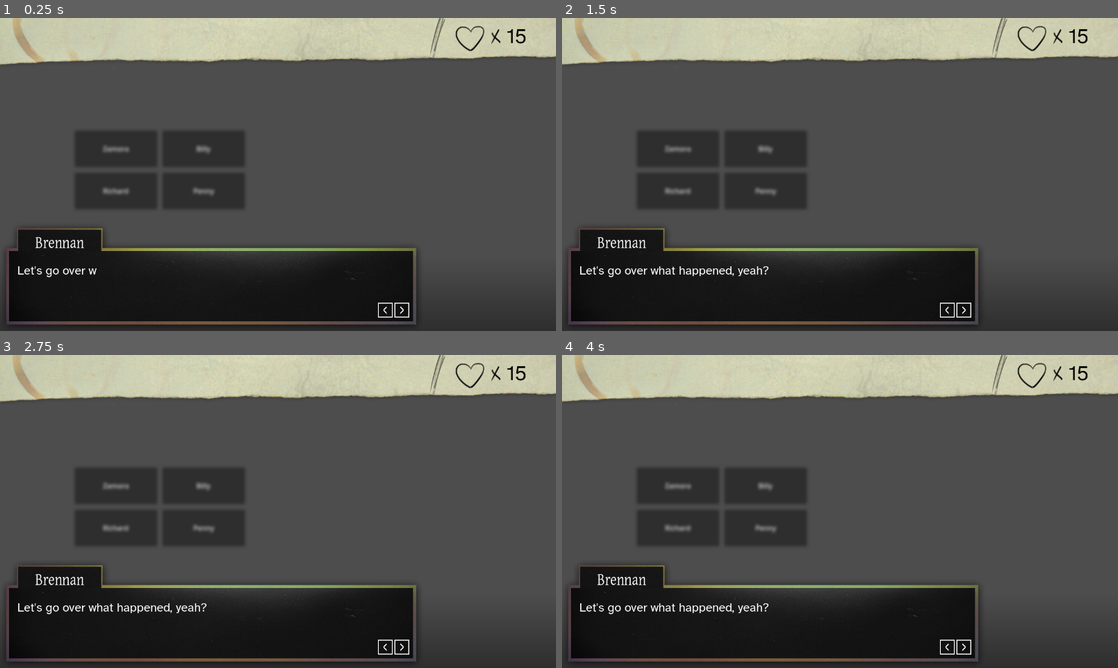
Above: before the commit, frames 1-4 (two rows, left to right).
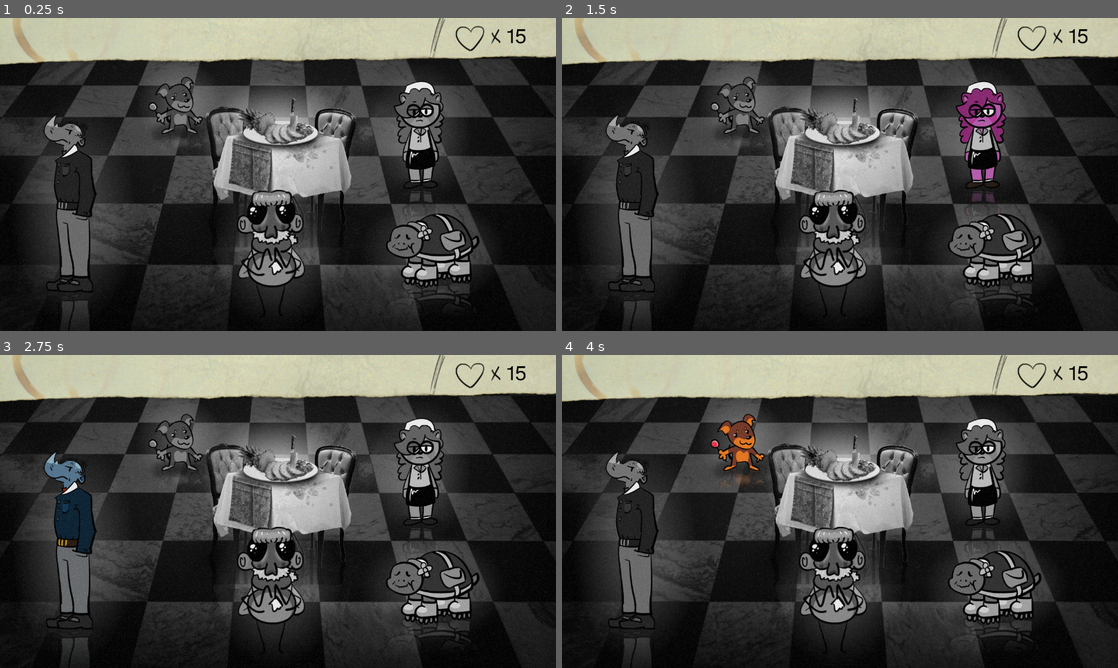
Above: after the commit, the same moments.

Repository: KettLovahr/murder-for-dessert
Game: Godot game, scene res://Scenes/MainScene.tscn
The game is run twice, just before and just after one commit, with the same random seed, the same clock (stepped at 60 frames per second) and the same inputs.
Inputs (mouse positions are in pixels of both pictures, inside the frame that each line leads up to):
- Up to frame 1 (0.25 s): no input
- Up to frame 2 (1.5 s): click (739, 105) at 0.52 s; click (984, 143) at 1.27 s
- Up to frame 3 (2.75 s): click "Richard" at 2 s
- Up to frame 4 (4 s): click (634, 564) at 2.77 s; click "Billy" at 3.5 s

The runs differ from the first frame. In frame 1, 54% of the frame differs, in the area x 0-100%, y 12-100%; in frame 2, 54%; in frame 3, 54%; in frame 4, 54%.

Commit message:
Removed DialogUi's dependency on MainScene

Diff:
--- /dev/null
+++ b/Assets/DialogueScenes/Trees/bethany_tree.tres
@@ -0,0 +1,13 @@
+[gd_resource type="Resource" script_class="DialogueTree" load_steps=2 format=3 uid="uid://d1l87by2rn1uh"]
+
+[ext_resource type="Script" uid="uid://c11gn3w1niotu" path="res://Util/DialogueTree.gd" id="1_0c4j5"]
+
+[resource]
+script = ExtResource("1_0c4j5")
+culprit = "Bethany"
+level_1_unlocked = true
+level_2_unlocked = false
+level_3_unlocked = false
+level_4_unlocked = false
+level_5_unlocked = false
+metadata/_custom_type_script = "uid://c11gn3w1niotu"
--- /dev/null
+++ b/Assets/DialogueScenes/Trees/billy_tree.tres
@@ -0,0 +1,13 @@
+[gd_resource type="Resource" script_class="DialogueTree" load_steps=2 format=3 uid="uid://f7ywo2xwrkjf"]
+
+[ext_resource type="Script" uid="uid://c11gn3w1niotu" path="res://Util/DialogueTree.gd" id="1_rbw0p"]
+
+[resource]
+script = ExtResource("1_rbw0p")
+culprit = "Billy"
+level_1_unlocked = true
+level_2_unlocked = false
+level_3_unlocked = false
+level_4_unlocked = false
+level_5_unlocked = false
+metadata/_custom_type_script = "uid://c11gn3w1niotu"
--- /dev/null
+++ b/Assets/DialogueScenes/Trees/penny_tree.tres
@@ -0,0 +1,13 @@
+[gd_resource type="Resource" script_class="DialogueTree" load_steps=2 format=3 uid="uid://baoybn5l606vx"]
+
+[ext_resource type="Script" uid="uid://c11gn3w1niotu" path="res://Util/DialogueTree.gd" id="1_1n83j"]
+
+[resource]
+script = ExtResource("1_1n83j")
+culprit = "Penny"
+level_1_unlocked = true
+level_2_unlocked = false
+level_3_unlocked = false
+level_4_unlocked = false
+level_5_unlocked = false
+metadata/_custom_type_script = "uid://c11gn3w1niotu"
--- /dev/null
+++ b/Assets/DialogueScenes/Trees/richard_tree.tres
@@ -0,0 +1,13 @@
+[gd_resource type="Resource" script_class="DialogueTree" load_steps=2 format=3 uid="uid://207owsn3nayc"]
+
+[ext_resource type="Script" uid="uid://c11gn3w1niotu" path="res://Util/DialogueTree.gd" id="1_sql8x"]
+
+[resource]
+script = ExtResource("1_sql8x")
+culprit = "Richard"
+level_1_unlocked = true
+level_2_unlocked = false
+level_3_unlocked = false
+level_4_unlocked = false
+level_5_unlocked = false
+metadata/_custom_type_script = "uid://c11gn3w1niotu"
--- a/GameManager.gd
+++ b/GameManager.gd
@@ -4,6 +4,10 @@
 var lives: int = 15
 
 signal line_added(line: DialogueLine)
+
+@onready var trees: Dictionary[String, DialogueTree] = {
+	"ZAMORA": preload("res://Assets/DialogueScenes/Trees/zamora_tree.tres")
+}
 
 func _ready() -> void:
 	pass
--- a/Scenes/DialogueUi.gd
+++ b/Scenes/DialogueUi.gd
@@ -37,12 +37,16 @@
 			_show_tree_ui(false)
 		char_sprite.switch_to_any_sprite(null)
 
+func init_scene(scene: DialogueScene, tree: DialogueTree):
+	dialogue = scene
+	tree = tree
+	reset()
+	$DialogueUiAnim.play("fade_in")
+
 func _show_tree_ui(opt: bool):
-	$ConversationProgressFrame.visible = opt
-	$CulpritLabel.visible = opt
-	for i in range(1, 6):
-		var button: ConversationButton = get_node("ConversationButton%d" % [i])
-		button.visible = opt
+	for child in get_children():
+		if child.is_in_group("InvestigationOnly"):
+			child.visible = opt
 
 func _process(_delta):
 	var vis_char = dialogue_label.visible_characters
@@ -132,3 +136,7 @@
 func _handle_change_scene(scene: DialogueScene) -> void:
 	dialogue = scene
 	reset()
+
+
+func _on_texture_button_pressed() -> void:
+	scene_completed.emit()
--- a/Scenes/DialogueUi.tscn
+++ b/Scenes/DialogueUi.tscn
@@ -14,6 +14,9 @@
 [ext_resource type="Texture2D" uid="uid://b0faqo7gcukq5" path="res://Assets/Textures/Conversation/dialogue_pin_click.png" id="10_vxeye"]
 [ext_resource type="Texture2D" uid="uid://deu8fhng5ldy" path="res://Assets/Textures/Conversation/dialogue_pin_hover.png" id="11_vxeye"]
 [ext_resource type="PackedScene" uid="uid://d2bfgm1hawyxs" path="res://Scenes/ConversationButton.tscn" id="13_rxobw"]
+[ext_resource type="Texture2D" uid="uid://ctwvkd201bchc" path="res://Assets/Textures/Conversation/back_normal.png" id="15_g62iv"]
+[ext_resource type="Texture2D" uid="uid://bushwh74msypa" path="res://Assets/Textures/Conversation/back_click.png" id="16_nxj7p"]
+[ext_resource type="Texture2D" uid="uid://d028am615nwx6" path="res://Assets/Textures/Conversation/back_hover.png" id="17_gnsvr"]
 
 [sub_resource type="ShaderMaterial" id="ShaderMaterial_vxeye"]
 shader = ExtResource("2_bpahb")
@@ -79,7 +82,98 @@
 &"switch_anim": SubResource("Animation_vxeye")
 }
 
+[sub_resource type="Animation" id="Animation_7rqgy"]
+length = 0.001
+tracks/0/type = "value"
+tracks/0/imported = false
+tracks/0/enabled = true
+tracks/0/path = NodePath("DialogueUi:modulate")
+tracks/0/interp = 1
+tracks/0/loop_wrap = true
+tracks/0/keys = {
+"times": PackedFloat32Array(0),
+"transitions": PackedFloat32Array(1),
+"update": 0,
+"values": [Color(1, 1, 1, 1)]
+}
+tracks/1/type = "value"
+tracks/1/imported = false
+tracks/1/enabled = true
+tracks/1/path = NodePath("DialogueUi:visible")
+tracks/1/interp = 1
+tracks/1/loop_wrap = true
+tracks/1/keys = {
+"times": PackedFloat32Array(0),
+"transitions": PackedFloat32Array(1),
+"update": 1,
+"values": [false]
+}
+
+[sub_resource type="Animation" id="Animation_tr2i4"]
+resource_name = "fade_in"
+length = 0.2
+tracks/0/type = "value"
+tracks/0/imported = false
+tracks/0/enabled = true
+tracks/0/path = NodePath("DialogueUi:modulate")
+tracks/0/interp = 1
+tracks/0/loop_wrap = true
+tracks/0/keys = {
+"times": PackedFloat32Array(0, 0.2),
+"transitions": PackedFloat32Array(1, 1),
+"update": 0,
+"values": [Color(1, 1, 1, 0), Color(1, 1, 1, 1)]
+}
+tracks/1/type = "value"
+tracks/1/imported = false
+tracks/1/enabled = true
+tracks/1/path = NodePath("DialogueUi:visible")
+tracks/1/interp = 1
+tracks/1/loop_wrap = true
+tracks/1/keys = {
+"times": PackedFloat32Array(0),
+"transitions": PackedFloat32Array(1),
+"update": 1,
+"values": [true]
+}
+
+[sub_resource type="Animation" id="Animation_nhkr4"]
+resource_name = "fade_out"
+length = 0.2
+tracks/0/type = "value"
+tracks/0/imported = false
+tracks/0/enabled = true
+tracks/0/path = NodePath("DialogueUi:modulate")
+tracks/0/interp = 1
+tracks/0/loop_wrap = true
+tracks/0/keys = {
+"times": PackedFloat32Array(0, 0.2),
+"transitions": PackedFloat32Array(1, 1),
+"update": 0,
+"values": [Color(1, 1, 1, 1), Color(1, 1, 1, 0)]
+}
+tracks/1/type = "value"
+tracks/1/imported = false
+tracks/1/enabled = true
+tracks/1/path = NodePath("DialogueUi:visible")
+tracks/1/interp = 1
+tracks/1/loop_wrap = true
+tracks/1/keys = {
+"times": PackedFloat32Array(0, 0.2),
+"transitions": PackedFloat32Array(1, 1),
+"update": 1,
+"values": [true, false]
+}
+
+[sub_resource type="AnimationLibrary" id="AnimationLibrary_qxria"]
+_data = {
+&"RESET": SubResource("Animation_7rqgy"),
+&"fade_in": SubResource("Animation_tr2i4"),
+&"fade_out": SubResource("Animation_nhkr4")
+}
+
 [node name="DialogueUi" type="Control"]
+visible = false
 layout_mode = 3
 anchors_preset = 15
 anchor_right = 1.0
@@ -187,12 +281,12 @@
 texture_pressed = ExtResource("10_vxeye")
 texture_hover = ExtResource("11_vxeye")
 
-[node name="ConversationProgressFrame" type="Sprite2D" parent="."]
+[node name="ConversationProgressFrame" type="Sprite2D" parent="." groups=["InvestigationOnly"]]
 position = Vector2(947, 60)
 texture = ExtResource("9_fsg10")
 centered = false
 
-[node name="CulpritLabel" type="Label" parent="."]
+[node name="CulpritLabel" type="Label" parent="." groups=["InvestigationOnly"]]
 layout_mode = 1
 anchors_preset = 15
 anchor_right = 1.0
@@ -209,40 +303,55 @@
 horizontal_alignment = 1
 vertical_alignment = 1
 
-[node name="ConversationButton1" parent="." instance=ExtResource("13_rxobw")]
+[node name="ConversationButton1" parent="." groups=["InvestigationOnly"] instance=ExtResource("13_rxobw")]
 layout_mode = 0
 offset_left = 1048.0
 offset_top = 180.0
 offset_right = 1230.0
 offset_bottom = 270.0
 
-[node name="ConversationButton2" parent="." instance=ExtResource("13_rxobw")]
+[node name="ConversationButton2" parent="." groups=["InvestigationOnly"] instance=ExtResource("13_rxobw")]
 layout_mode = 0
 offset_left = 1048.0
 offset_top = 266.0
 offset_right = 1230.0
 offset_bottom = 356.0
 
-[node name="ConversationButton3" parent="." instance=ExtResource("13_rxobw")]
+[node name="ConversationButton3" parent="." groups=["InvestigationOnly"] instance=ExtResource("13_rxobw")]
 layout_mode = 0
 offset_left = 1048.0
 offset_top = 352.0
 offset_right = 1230.0
 offset_bottom = 442.0
 
-[node name="ConversationButton4" parent="." instance=ExtResource("13_rxobw")]
+[node name="ConversationButton4" parent="." groups=["InvestigationOnly"] instance=ExtResource("13_rxobw")]
 layout_mode = 0
 offset_left = 1048.0
 offset_top = 438.0
 offset_right = 1230.0
 offset_bottom = 528.0
 
-[node name="ConversationButton5" parent="." instance=ExtResource("13_rxobw")]
+[node name="ConversationButton5" parent="." groups=["InvestigationOnly"] instance=ExtResource("13_rxobw")]
 layout_mode = 0
 offset_left = 1048.0
 offset_top = 524.0
 offset_right = 1230.0
 offset_bottom = 614.0
+
+[node name="TextureButton" type="TextureButton" parent="." groups=["InvestigationOnly"]]
+layout_mode = 0
+offset_top = 117.0
+offset_right = 54.0
+offset_bottom = 354.0
+texture_normal = ExtResource("15_g62iv")
+texture_pressed = ExtResource("16_nxj7p")
+texture_hover = ExtResource("17_gnsvr")
+
+[node name="DialogueUiAnim" type="AnimationPlayer" parent="."]
+root_node = NodePath("../..")
+libraries = {
+&"": SubResource("AnimationLibrary_qxria")
+}
 
 [connection signal="pressed" from="DialogueBox/NavButtonContainer/Previous" to="." method="_on_previous_pressed"]
 [connection signal="pressed" from="DialogueBox/NavButtonContainer/Next" to="." method="_on_next_pressed"]
@@ -252,3 +361,4 @@
 [connection signal="change_scene" from="ConversationButton3" to="." method="_handle_change_scene"]
 [connection signal="change_scene" from="ConversationButton4" to="." method="_handle_change_scene"]
 [connection signal="change_scene" from="ConversationButton5" to="." method="_handle_change_scene"]
+[connection signal="pressed" from="TextureButton" to="." method="_on_texture_button_pressed"]
--- /dev/null
+++ b/Scenes/Hub.gd
@@ -0,0 +1,22 @@
+extends Node2D
+
+signal scene_requested(which: String)
+
+func _process(delta: float) -> void:
+	$FilmGrain.region_rect.position.x = randf() * 1280
+	$FilmGrain.region_rect.position.y = randf() * 720
+
+func _on_bethany_button_pressed() -> void:
+	scene_requested.emit("BETHANY")
+
+func _on_billy_button_pressed() -> void:
+	scene_requested.emit("BILLY")
+
+func _on_penny_button_pressed() -> void:
+	scene_requested.emit("PENNY")
+
+func _on_richard_button_pressed() -> void:
+	scene_requested.emit("RICHARD")
+
+func _on_zamora_button_pressed() -> void:
+	scene_requested.emit("ZAMORA")
--- /dev/null
+++ b/Scenes/Hub.tscn
@@ -0,0 +1,75 @@
+[gd_scene load_steps=14 format=3 uid="uid://cb47hiwc5ubtn"]
+
+[ext_resource type="Script" uid="uid://cmkqp1ry80rmc" path="res://Scenes/Hub.gd" id="1_cjtts"]
+[ext_resource type="Texture2D" uid="uid://b2oyuvv7vr80d" path="res://Assets/Textures/Hub/hub_bg.png" id="1_r7avt"]
+[ext_resource type="Texture2D" uid="uid://brmjx80bpl438" path="res://Assets/Textures/Hub/hub_bethany.png" id="2_cjtts"]
+[ext_resource type="Texture2D" uid="uid://caai5r6rr3jmt" path="res://Assets/Textures/Hub/hub_bethany_hover.png" id="3_5byxb"]
+[ext_resource type="Texture2D" uid="uid://dttqqi2jjqmdf" path="res://Assets/Textures/Hub/hub_billy.png" id="4_q3t1c"]
+[ext_resource type="Texture2D" uid="uid://cv70h0dlb7agr" path="res://Assets/Textures/Hub/hub_billy_hover.png" id="5_ftct6"]
+[ext_resource type="Texture2D" uid="uid://d1dmadq0yv48y" path="res://Assets/Textures/Hub/hub_penny.png" id="6_yk07a"]
+[ext_resource type="Texture2D" uid="uid://clhg7iqq21kh5" path="res://Assets/Textures/Hub/hub_penny_hover.png" id="7_ugn1x"]
+[ext_resource type="Texture2D" uid="uid://bl7sfpu5oa2cl" path="res://Assets/Textures/Hub/hub_richard.png" id="8_shji0"]
+[ext_resource type="Texture2D" uid="uid://bfu0y5pq06x7k" path="res://Assets/Textures/Hub/hub_richard_hover.png" id="9_hrdjd"]
+[ext_resource type="Texture2D" uid="uid://vovge0el0g6q" path="res://Assets/Textures/Hub/hub_zamora.png" id="10_yam5d"]
+[ext_resource type="Texture2D" uid="uid://dcu2h1i0as8i5" path="res://Assets/Textures/Hub/hub_zamora_hover.png" id="11_patib"]
+[ext_resource type="Texture2D" uid="uid://ywqtvl0srjt4" path="res://Assets/Textures/Hub/film_grain.png" id="13_5byxb"]
+
+[node name="Hub" type="Node2D"]
+script = ExtResource("1_cjtts")
+
+[node name="HubBg" type="Sprite2D" parent="."]
+texture = ExtResource("1_r7avt")
+centered = false
+
+[node name="BillyButton" type="TextureButton" parent="."]
+offset_left = 312.0
+offset_top = 96.0
+offset_right = 515.0
+offset_bottom = 311.0
+texture_normal = ExtResource("4_q3t1c")
+texture_hover = ExtResource("5_ftct6")
+
+[node name="PennyButton" type="TextureButton" parent="."]
+offset_left = 851.0
+offset_top = 102.0
+offset_right = 1084.0
+offset_bottom = 481.0
+texture_normal = ExtResource("6_yk07a")
+texture_hover = ExtResource("7_ugn1x")
+
+[node name="RichardButton" type="TextureButton" parent="."]
+offset_left = 27.0
+offset_top = 183.0
+offset_right = 314.0
+offset_bottom = 786.0
+texture_normal = ExtResource("8_shji0")
+texture_hover = ExtResource("9_hrdjd")
+
+[node name="ZamoraButton" type="TextureButton" parent="."]
+offset_left = 492.0
+offset_top = 325.0
+offset_right = 779.0
+offset_bottom = 768.0
+texture_normal = ExtResource("10_yam5d")
+texture_hover = ExtResource("11_patib")
+
+[node name="BethanyButton" type="TextureButton" parent="."]
+offset_left = 828.0
+offset_top = 414.0
+offset_right = 1164.0
+offset_bottom = 688.0
+texture_normal = ExtResource("2_cjtts")
+texture_hover = ExtResource("3_5byxb")
+
+[node name="FilmGrain" type="Sprite2D" parent="."]
+texture_repeat = 2
+texture = ExtResource("13_5byxb")
+centered = false
+region_enabled = true
+region_rect = Rect2(0, 0, 1280, 720)
+
+[connection signal="pressed" from="BillyButton" to="." method="_on_billy_button_pressed"]
+[connection signal="pressed" from="PennyButton" to="." method="_on_penny_button_pressed"]
+[connection signal="pressed" from="RichardButton" to="." method="_on_richard_button_pressed"]
+[connection signal="pressed" from="ZamoraButton" to="." method="_on_zamora_button_pressed"]
+[connection signal="pressed" from="BethanyButton" to="." method="_on_bethany_button_pressed"]
--- /dev/null
+++ b/Scenes/IntroScene.tscn
@@ -0,0 +1,3 @@
+[gd_scene format=3 uid="uid://62t5uh3akt5w"]
+
+[node name="IntroScene" type="Node2D"]
--- a/Scenes/MainScene.tscn
+++ b/Scenes/MainScene.tscn
@@ -1,111 +1,22 @@
-[gd_scene load_steps=9 format=3 uid="uid://c6lmcdqjg8w4j"]
+[gd_scene load_steps=6 format=3 uid="uid://c6lmcdqjg8w4j"]
 
 [ext_resource type="PackedScene" uid="uid://bdqsnds01xtpa" path="res://Scenes/DialogueUi.tscn" id="1_hpc76"]
 [ext_resource type="Script" uid="uid://dlajrxxnh1p0b" path="res://Scenes/main_scene.gd" id="1_tr2i4"]
+[ext_resource type="PackedScene" uid="uid://cb47hiwc5ubtn" path="res://Scenes/Hub.tscn" id="2_qxria"]
 [ext_resource type="PackedScene" uid="uid://bp8vtq718f8ls" path="res://Scenes/Inventory.tscn" id="3_nhkr4"]
 [ext_resource type="AudioStream" uid="uid://dcghi7j2h2x8w" path="res://Assets/Audio/bg_music.mp3" id="4_7rqgy"]
-
-[sub_resource type="Animation" id="Animation_7rqgy"]
-length = 0.001
-tracks/0/type = "value"
-tracks/0/imported = false
-tracks/0/enabled = true
-tracks/0/path = NodePath("DialogueUi:modulate")
-tracks/0/interp = 1
-tracks/0/loop_wrap = true
-tracks/0/keys = {
-"times": PackedFloat32Array(0),
-"transitions": PackedFloat32Array(1),
-"update": 0,
-"values": [Color(1, 1, 1, 1)]
-}
-tracks/1/type = "value"
-tracks/1/imported = false
-tracks/1/enabled = true
-tracks/1/path = NodePath("DialogueUi:visible")
-tracks/1/interp = 1
-tracks/1/loop_wrap = true
-tracks/1/keys = {
-"times": PackedFloat32Array(0),
-"transitions": PackedFloat32Array(1),
-"update": 1,
-"values": [true]
-}
-
-[sub_resource type="Animation" id="Animation_tr2i4"]
-resource_name = "fade_in"
-length = 0.2
-tracks/0/type = "value"
-tracks/0/imported = false
-tracks/0/enabled = true
-tracks/0/path = NodePath("DialogueUi:modulate")
-tracks/0/interp = 1
-tracks/0/loop_wrap = true
-tracks/0/keys = {
-"times": PackedFloat32Array(0, 0.2),
-"transitions": PackedFloat32Array(1, 1),
-"update": 0,
-"values": [Color(1, 1, 1, 0), Color(1, 1, 1, 1)]
-}
-tracks/1/type = "value"
-tracks/1/imported = false
-tracks/1/enabled = true
-tracks/1/path = NodePath("DialogueUi:visible")
-tracks/1/interp = 1
-tracks/1/loop_wrap = true
-tracks/1/keys = {
-"times": PackedFloat32Array(0),
-"transitions": PackedFloat32Array(1),
-"update": 1,
-"values": [true]
-}
-
-[sub_resource type="Animation" id="Animation_nhkr4"]
-resource_name = "fade_out"
-length = 0.2
-tracks/0/type = "value"
-tracks/0/imported = false
-tracks/0/enabled = true
-tracks/0/path = NodePath("DialogueUi:modulate")
-tracks/0/interp = 1
-tracks/0/loop_wrap = true
-tracks/0/keys = {
-"times": PackedFloat32Array(0, 0.2),
-"transitions": PackedFloat32Array(1, 1),
-"update": 0,
-"values": [Color(1, 1, 1, 1), Color(1, 1, 1, 0)]
-}
-tracks/1/type = "value"
-tracks/1/imported = false
-tracks/1/enabled = true
-tracks/1/path = NodePath("DialogueUi:visible")
-tracks/1/interp = 1
-tracks/1/loop_wrap = true
-tracks/1/keys = {
-"times": PackedFloat32Array(0, 0.2),
-"transitions": PackedFloat32Array(1, 1),
-"update": 1,
-"values": [true, false]
-}
-
-[sub_resource type="AnimationLibrary" id="AnimationLibrary_qxria"]
-_data = {
-&"RESET": SubResource("Animation_7rqgy"),
-&"fade_in": SubResource("Animation_tr2i4"),
-&"fade_out": SubResource("Animation_nhkr4")
-}
 
 [node name="MainScene" type="Node2D"]
 script = ExtResource("1_tr2i4")
 
+[node name="GameLayer" type="CanvasLayer" parent="."]
+
+[node name="Hub" parent="GameLayer" instance=ExtResource("2_qxria")]
+
 [node name="UILayer" type="CanvasLayer" parent="."]
+layer = 2
 
 [node name="DialogueUi" parent="UILayer" instance=ExtResource("1_hpc76")]
-
-[node name="DialogueUiAnim" type="AnimationPlayer" parent="UILayer"]
-libraries = {
-&"": SubResource("AnimationLibrary_qxria")
-}
 
 [node name="Inventory" parent="UILayer" instance=ExtResource("3_nhkr4")]
 
@@ -142,4 +53,5 @@
 autoplay = true
 parameters/looping = true
 
+[connection signal="scene_requested" from="GameLayer/Hub" to="." method="_on_hub_scene_requested"]
 [connection signal="scene_completed" from="UILayer/DialogueUi" to="." method="_on_dialogue_ui_scene_completed"]
--- a/Scenes/main_scene.gd
+++ b/Scenes/main_scene.gd
@@ -1,16 +1,19 @@
 extends Node2D
 
 func _ready() -> void:
-	init_scene(
-		load("res://Assets/DialogueScenes/many_characters_test.tres"),
-		null
-	)
+	#init_scene(
+		#load("res://Assets/DialogueScenes/many_characters_test.tres"),
+		#null
+	#)
+	pass
 
 func _on_dialogue_ui_scene_completed() -> void:
 	$UILayer/DialogueUiAnim.play("fade_out")
 
-func init_scene(scene: DialogueScene, tree: DialogueTree):
-	$UILayer/DialogueUi.dialogue = scene
-	$UILayer/DialogueUi.tree = tree
-	$UILayer/DialogueUi.reset()
-	$UILayer/DialogueUiAnim.play("fade_in")
+func _on_hub_scene_requested(which: String) -> void:
+	if which in GameManager.trees:
+		var tree: DialogueTree = GameManager.trees[which]
+		$UILayer/DialogueUi.init_scene(
+			tree.level_1_scene,
+			tree
+		)
Binary file added: Assets/Textures/Hub/film_grain.png
Not shown, added: Assets/Textures/Hub/film_grain.png.import
Binary file added: Assets/Textures/Hub/hub_bethany.png
Not shown, added: Assets/Textures/Hub/hub_bethany.png.import
Binary file added: Assets/Textures/Hub/hub_bethany_hover.png
Not shown, added: Assets/Textures/Hub/hub_bethany_hover.png.import
Binary file added: Assets/Textures/Hub/hub_bg.png
Not shown, added: Assets/Textures/Hub/hub_bg.png.import
Binary file added: Assets/Textures/Hub/hub_billy.png
Not shown, added: Assets/Textures/Hub/hub_billy.png.import
Binary file added: Assets/Textures/Hub/hub_billy_hover.png
Not shown, added: Assets/Textures/Hub/hub_billy_hover.png.import
(and 16 more such lines)
